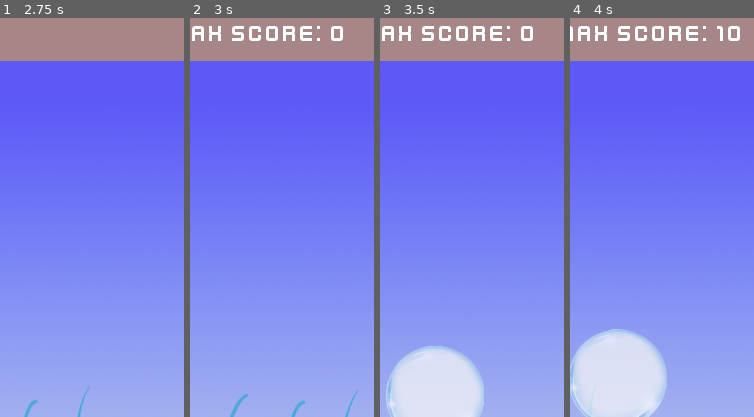
Above: before the commit, frames 1-4 (left to right).
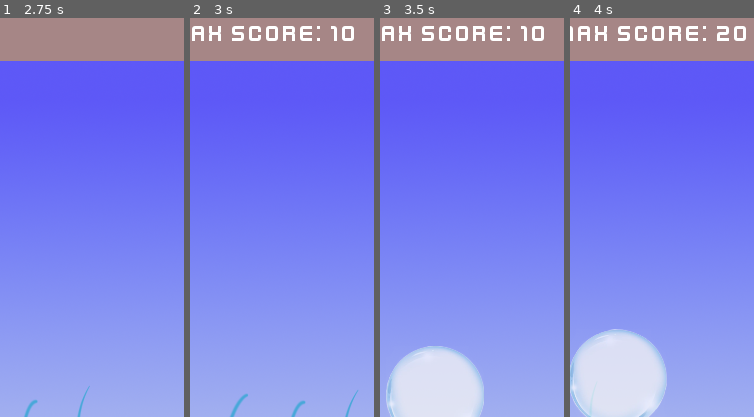
Above: after the commit, the same moments.

Repository: GGJ2024Team/GGJ2025Bubble
Game: Godot game, scene res://GameControl.tscn
Same seed, same stepped clock (60 frames per second), same inputs: the game is played once before the commit and once after it. Sound files missing from this copy of the repository are replaced by a short silence.
Inputs (mouse positions are % of the whole screen's width and height, from its top left):
- Up to frame 1 (2.75 s): click "New Game" at 0.5 s; click (51, 41) at 1.27 s; type "12" at 1.35 s; click "OK" at 2 s
- Up to frame 2 (3 s): move the mouse to (72, 45) at 2.77 s; hold D (move_right) from 2.78 s (still down); tap Q (gen_bubble) at 2.85 s
- Up to frame 3 (3.5 s): keep holding D (move_right)
- Up to frame 4 (4 s): move the mouse to (30, 55) at 3.52 s; release D (move_right) at 3.53 s; hold A (move_left) from 3.53 s (still down); tap Q (gen_bubble) at 3.6 s
The pictures show only the part of the screen within x 47-97%, y 2-52%; the shares and areas given below are measured in that part.

Frame 1 is identical in both runs. In frame 2, 0.3% of the frame differs, in the area x 76-90%, y 2-6%; in frame 3, 0.3%; in frame 4, 0.4%, in the area x 79-96%, y 2-6%.

Commit message:
fix:修复了maxscore更新不及时的问题

Diff:
--- a/Game.gd
+++ b/Game.gd
@@ -27,8 +27,8 @@
 
 func update_score(score_chg):
     score += score_chg
+    max_score = max(max_score, score)
     score_label.text = "SCORE: " + str(score) + " " + "| MAX SCORE: " + str(max_score)
-    max_score = max(max_score, score)
     if not game_started and score > 0:
         game_started = true
     if game_started and score <= 0:
